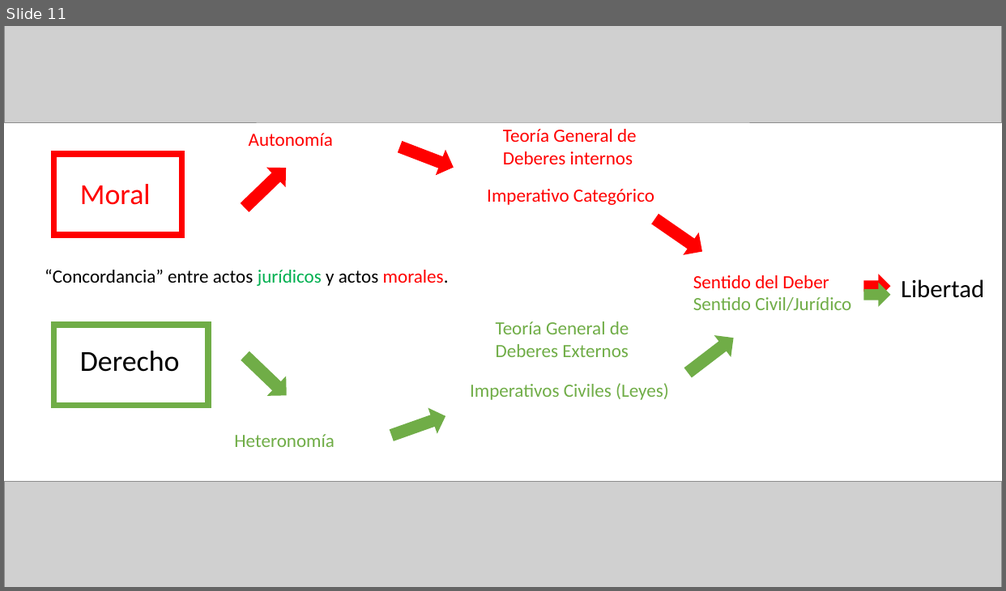
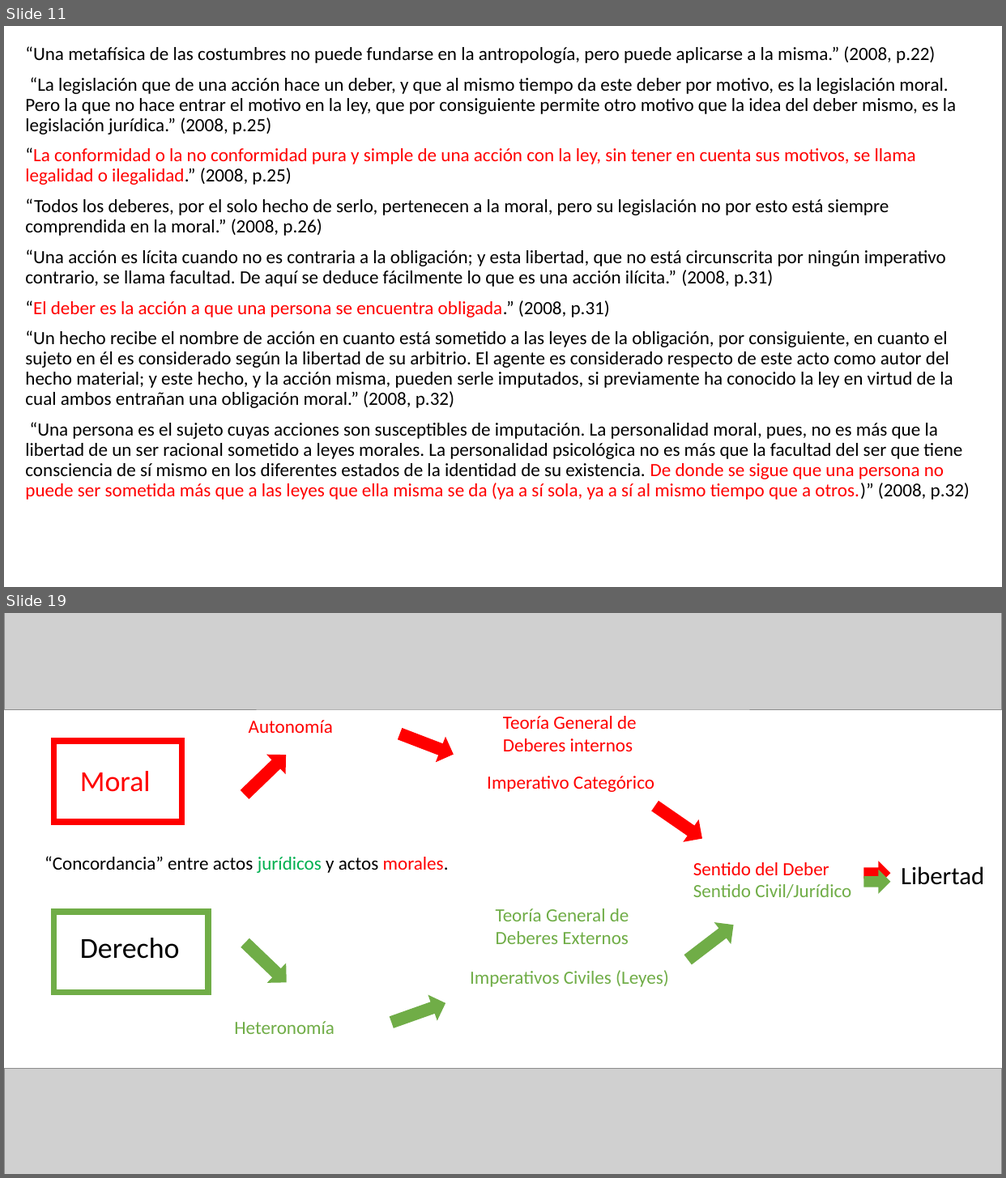
Before and after one commit to zaboltar/zaboltar.github.io, a slide deck: assets uarm/2024 1/moderna/Kant - Doctrina del Derecho.pptx. Shown one above the other, each under a label of ours: slide 11 before the commit, slides 11 and 19 after it; the slides between them are not shown. The pictures are 1006x591 and 1006x1178 pixels, drawn with LibreOffice and Linux fonts; fonts in the diff are those of the drawing; grey boxes stand for pictures. Boxes give left, top, right and bottom in pixels: in the first picture for what was removed or moved away, otherwise in the second. Text is boxed around its words. In the diff, an @@ line names an element or a change of style, - is before the commit and + after.

```diff
--- a/assets uarm/2024 1/moderna/Kant - Doctrina del Derecho.pptx
+++ b/assets uarm/2024 1/moderna/Kant - Doctrina del Derecho.pptx
@@ slide 11 added at [4, 26, 1002, 587], background #FFFFFF @@
@@ text added at [25, 46, 970, 500], 18 pt, text #000000 @@
+“Una metafísica de las costumbres no puede fundarse en la antropología, pero puede aplicarse a la misma.” (2008, p.22)
+“La legislación que de una acción hace un deber, y que al mismo tiempo da este deber por motivo, es la legislación moral. Pero la que no hace entrar el motivo en la ley, que por consiguiente permite otro motivo que la idea del deber mismo, es la legislación jurídica.” (2008, p.25)
+“La conformidad o la no conformidad pura y simple de una acción con la ley, sin tener en cuenta sus motivos, se llama legalidad o ilegalidad.” (2008, p.25)
+“Todos los deberes, por el solo hecho de serlo, pertenecen a la moral, pero su legislación no por esto está siempre comprendida en la moral.” (2008, p.26)
+“Una acción es lícita cuando no es contraria a la obligación; y esta libertad, que no está circunscrita por ningún imperativo contrario, se llama facultad. De aquí se deduce fácilmente lo que es una acción ilícita.” (2008, p.31)
+“El deber es la acción a que una persona se encuentra obligada.” (2008, p.31)
+“Un hecho recibe el nombre de acción en cuanto está sometido a las leyes de la obligación, por consiguiente, en cuanto el sujeto en él es considerado según la libertad de su arbitrio. El agente es considerado respecto de este acto como autor del hecho material; y este hecho, y la acción misma, pueden serle imputados, si previamente ha conocido la ley en virtud de la cual ambos entrañan una obligación moral.” (2008, p.32)
+“Una persona es el sujeto cuyas acciones son susceptibles de imputación. La personalidad moral, pues, no es más que la libertad de un ser racional sometido a leyes morales. La personalidad psicológica no es más que la facultad del ser que tiene consciencia de sí mismo en los diferentes estados de la identidad de su existencia. De donde se sigue que una persona no puede ser sometida más que a las leyes que ella misma se da (ya a sí sola, ya a sí al mismo tiempo que a otros.)” (2008, p.32)
@@ what was slide 11 is now slide 19 @@
```
Also in this commit, not shown: 1 slide changed, 7 other slides added, 6 other files.
